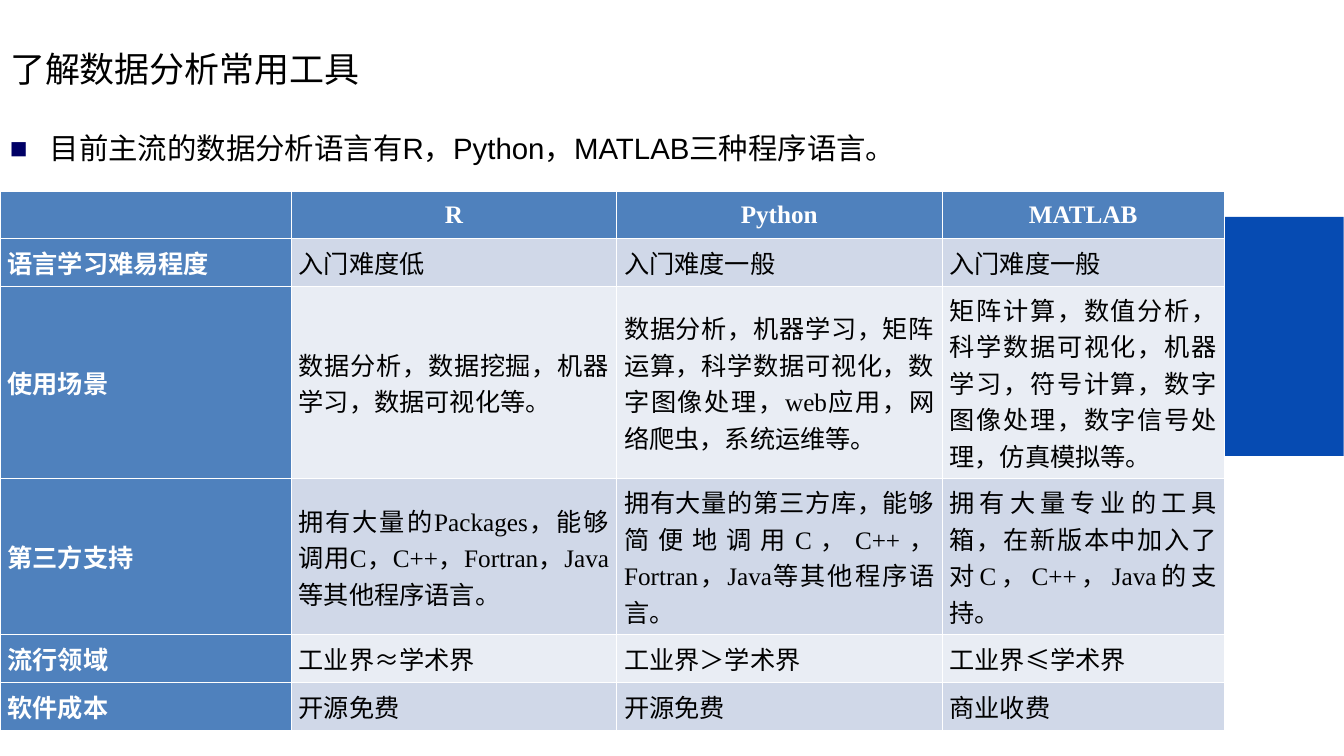
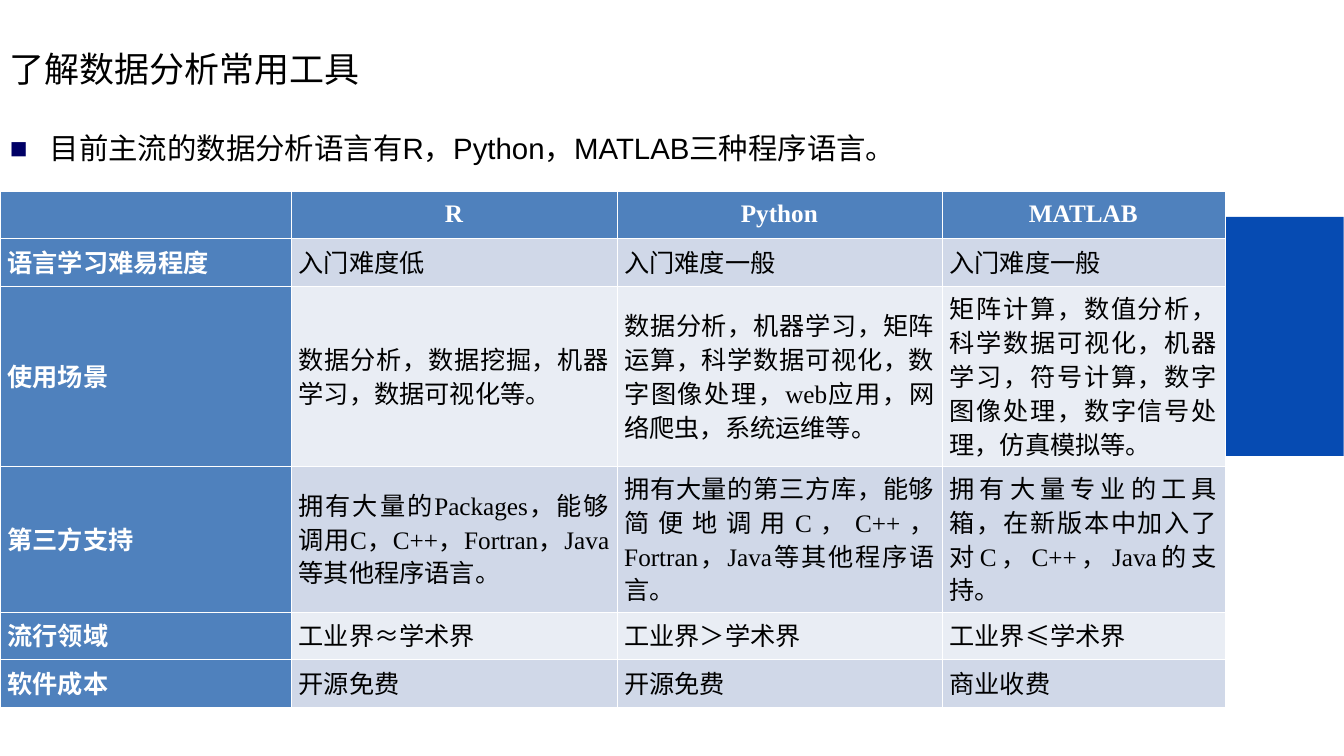
Before and after one commit to KBchulan/documents, a slide deck: slide 11 of py_PPT/第1章 Python 数据分析概述.ppt. Drawn at 1344x756 pixels with LibreOffice and Linux fonts; fonts in the diff are those of the drawing; background and template pictures are left out. Boxes give left, top, right and bottom in pixels: in the first picture for what was removed or moved away, otherwise in the second. Text is boxed around its words. In the diff, an @@ line names an element or a change of style, - is before the commit and + after.

```diff
--- a/py_PPT/第1章 Python 数据分析概述.ppt
+++ b/py_PPT/第1章 Python 数据分析概述.ppt
@@ table at [0,190,1224,700] @@
@@ line spacing 1 to 0.93 @@
@@ borders changed @@
```
Also in this commit, not shown: 4 other slides changed, 1 other file.
